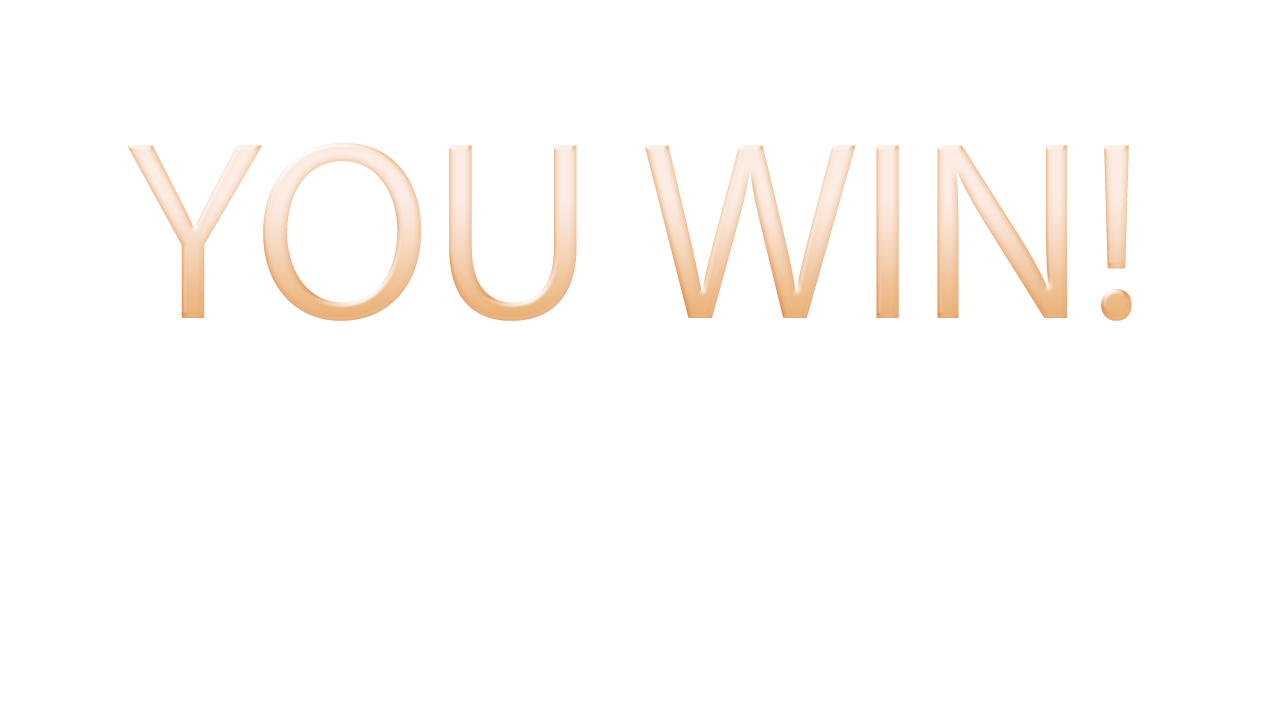
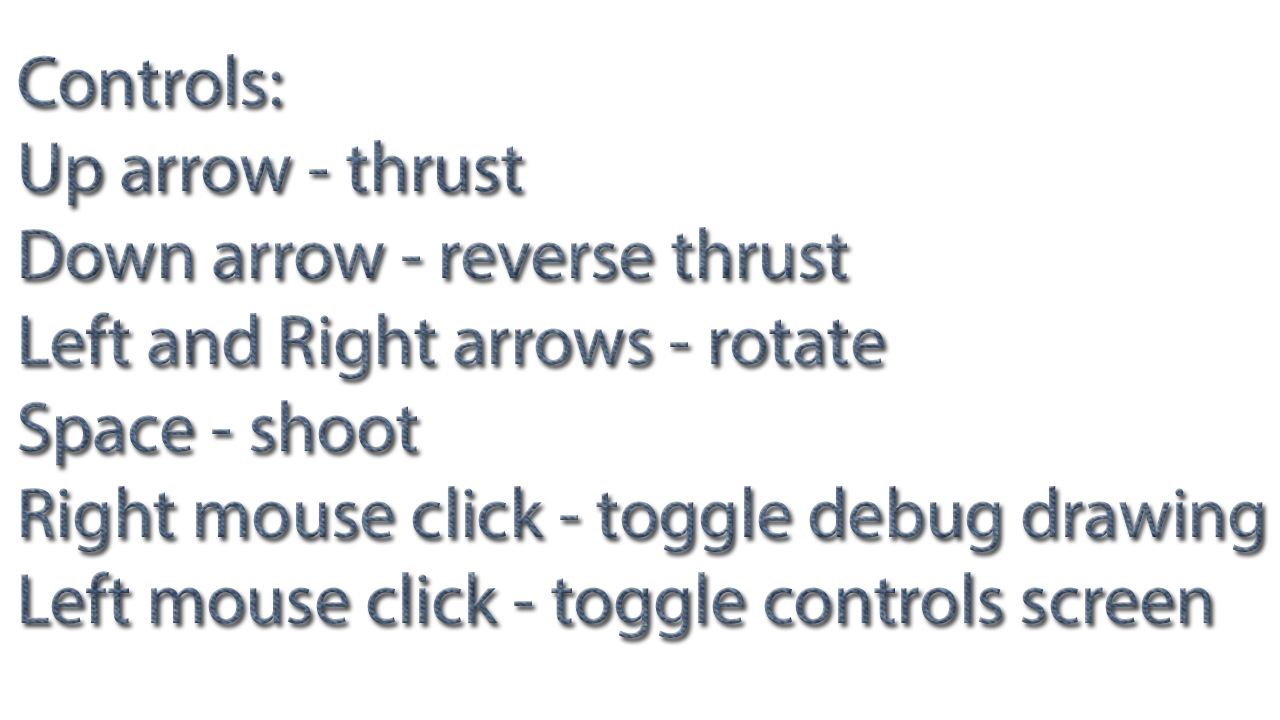
Layers edited between the first and the second 1280x720 image:
renamed "YOU WIN!" to "Controls: Up arrow - thrust Down arrow - reverse thrust Left an", painted on it over [18, 54, 1263, 638]
